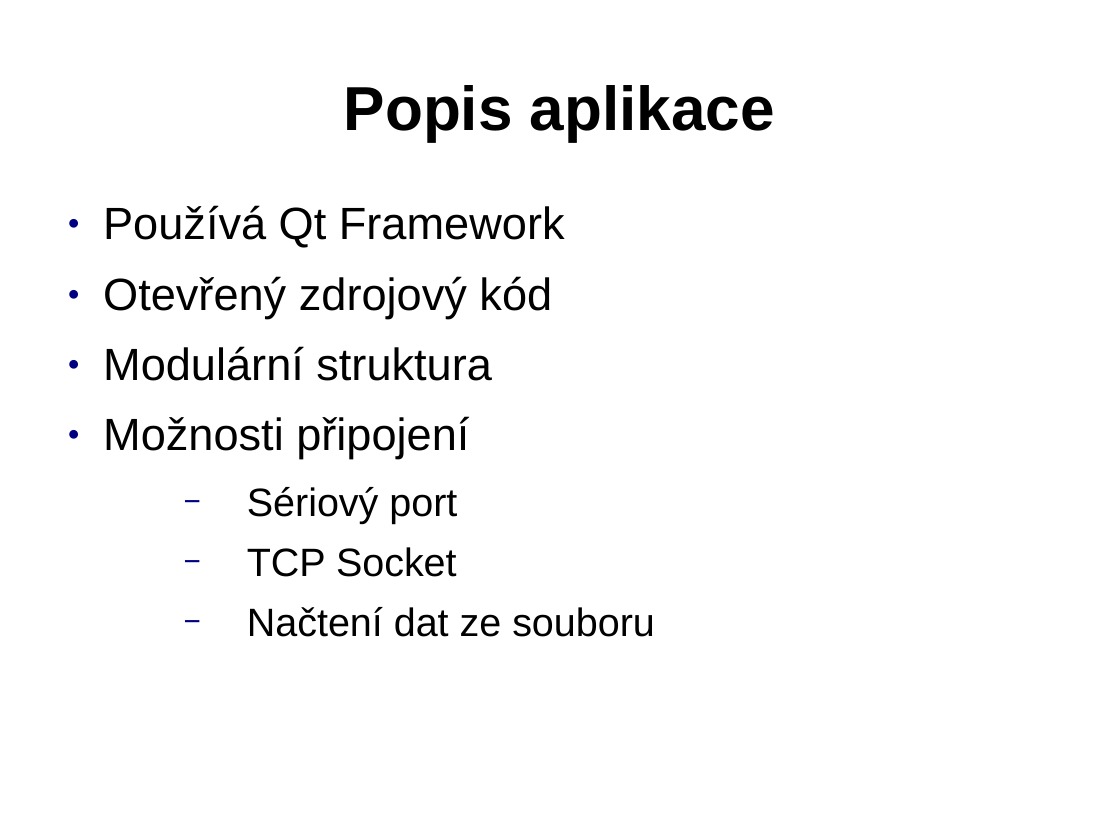
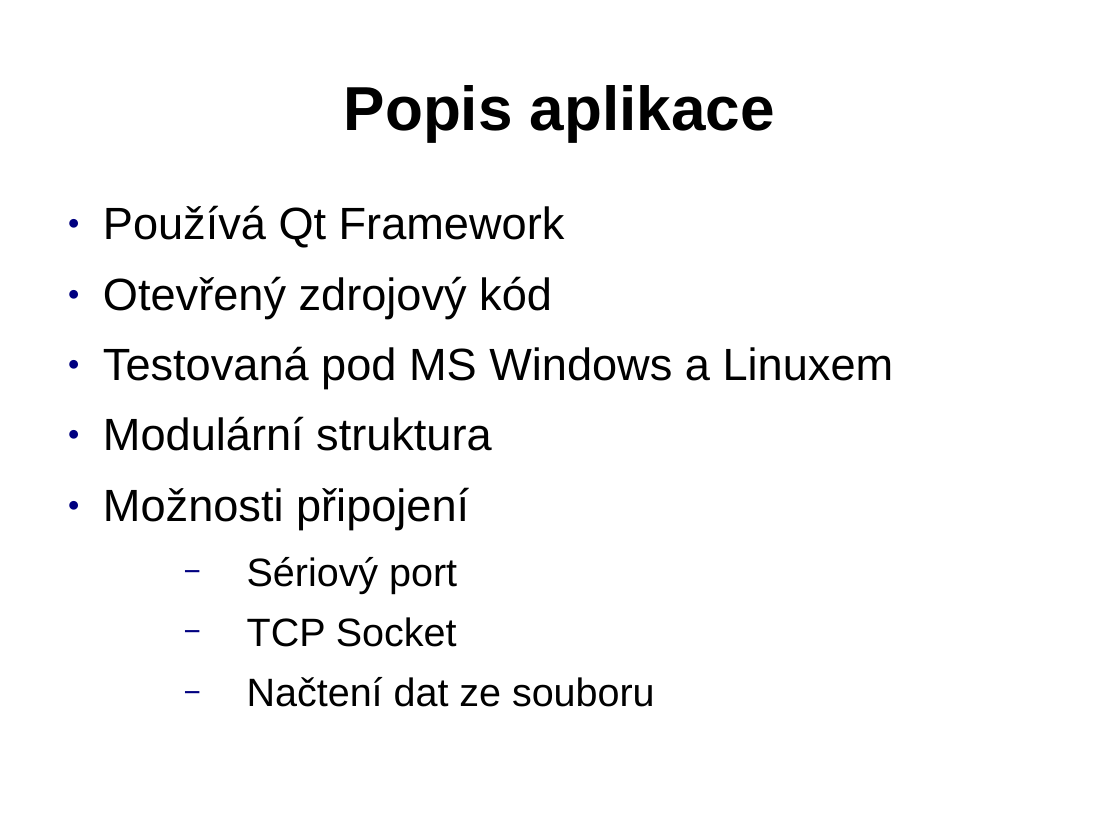
Before and after one commit to Tasssadar/soc, a slide deck: slide 3 of prezentace.ppt. Drawn at 1120x840 pixels with LibreOffice and Linux fonts; fonts in the diff are those of the drawing; background and template pictures are left out. Boxes give left, top, right and bottom in pixels: in the first picture for what was removed or moved away, otherwise in the second. Text is boxed around its words. In the diff, an @@ line names an element or a change of style, - is before the commit and + after.

```diff
--- a/prezentace.ppt
+++ b/prezentace.ppt
@@ text at (x1=103, y1=205, x2=655, y2=707): indent changed @@
@@ text at (x1=103, y1=346, x2=894, y2=389): paragraph added @@
+● Testovaná pod MS Windows a Linuxem
```
Also in this commit, not shown: 3 other slides changed, 3 other files.
